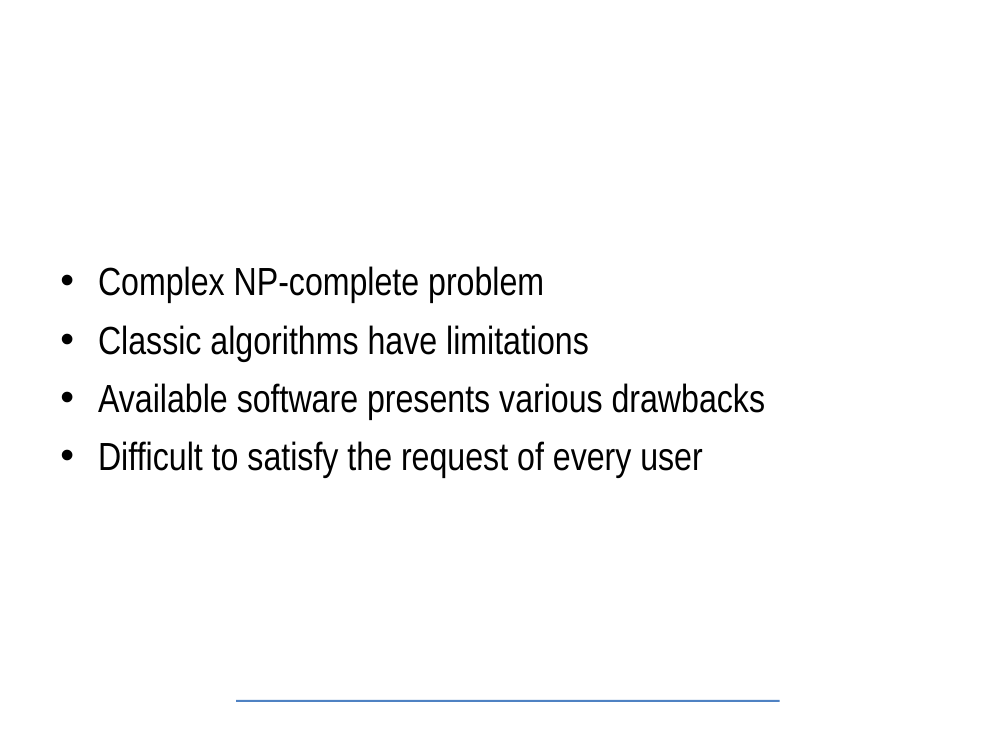
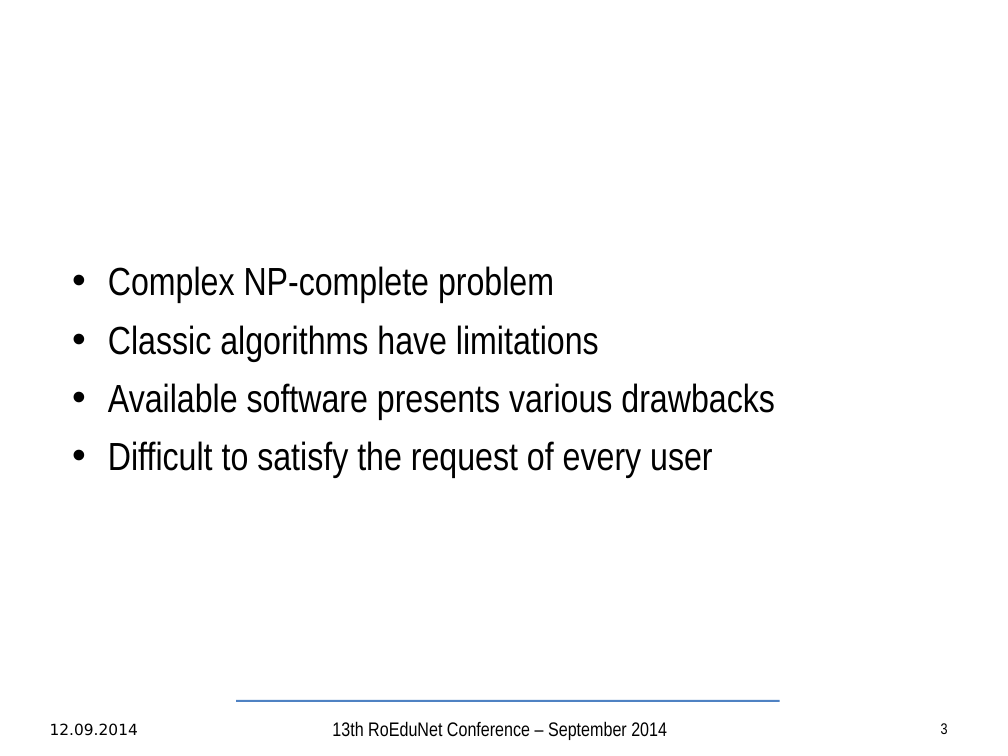
Before and after one commit to TudorVisan/Diploma, a slide deck: slide 3 of andrei.musat/prez/articol/bachelor-slides-en.odp (slide 4 before the commit). Drawn at 1008x756 pixels with LibreOffice and Linux fonts; fonts in the diff are those of the drawing; background and template pictures are left out. Boxes give left, top, right and bottom in pixels: in the first picture for what was removed or moved away, otherwise in the second. Text is boxed around its words. In the diff, an @@ line names an element or a change of style, - is before the commit and + after.

```diff
--- a/andrei.musat/prez/articol/bachelor-slides-en.odp
+++ b/andrei.musat/prez/articol/bachelor-slides-en.odp
@@ text "Complex NP-complete problem" at box(108, 266, 775, 478): indent changed @@
@@ text added at box(50, 723, 138, 736), 11 pt, text #000000 @@
+12.09.2014
@@ text added at box(332, 721, 667, 740), 14 pt, text #000000 @@
+13th RoEduNet Conference – September 2014
@@ page number added at box(941, 723, 948, 734), 11 pt, text #000000 @@
+3
```
Also in this commit, not shown: 14 other slides changed, 1 slide added, 2 slides removed, 2 other files.
